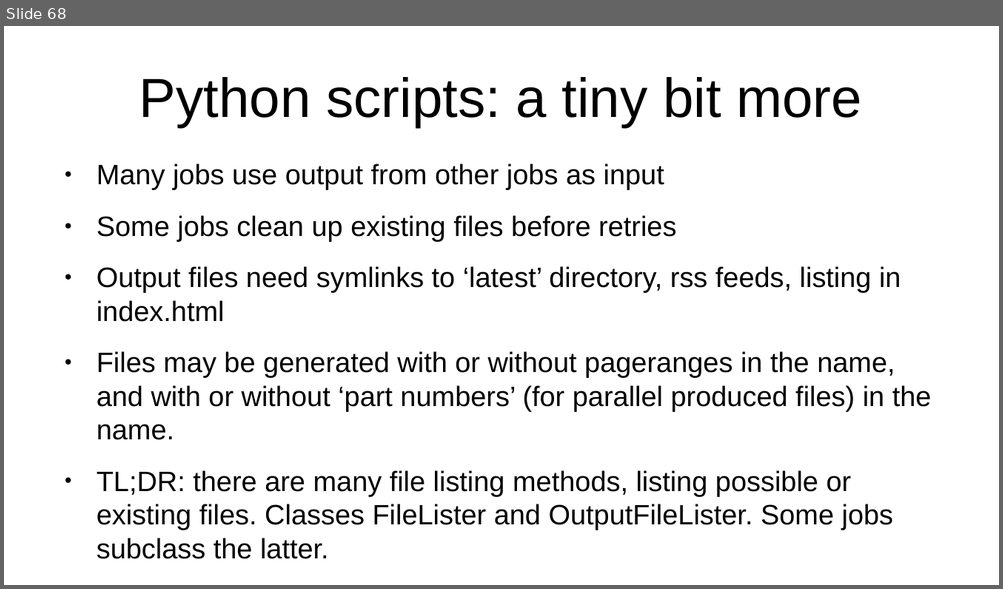
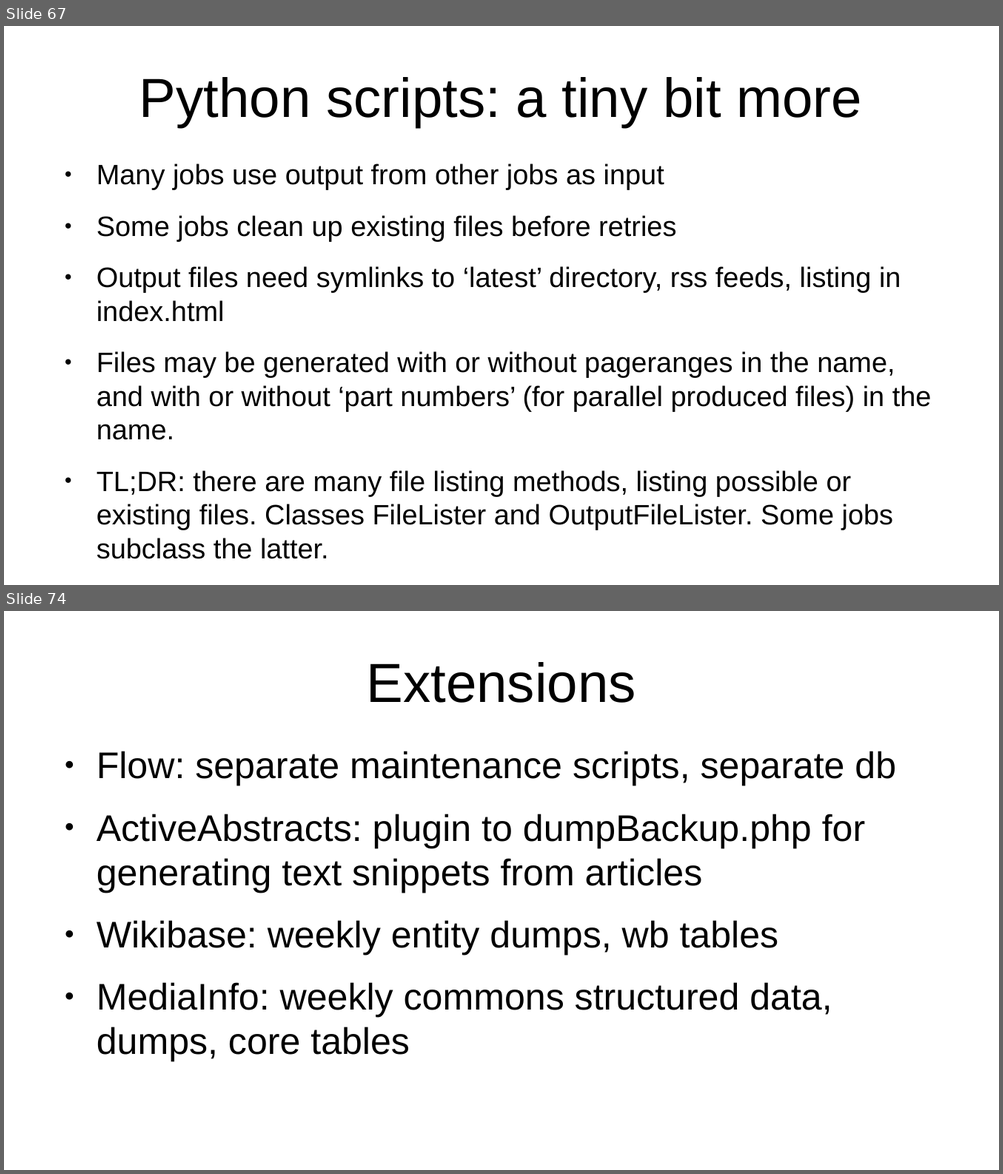
Before and after one commit to apergos/wikitalks, a slide deck: dumps-9-years-compressed.odp. Shown one above the other, each under a label of ours: slide 68 before the commit, slides 67 and 74 after it; the slides between them are not shown. The pictures are 1003x589 and 1003x1174 pixels, drawn with LibreOffice and Linux fonts; fonts in the diff are those of the drawing. Boxes give left, top, right and bottom in pixels: in the first picture for what was removed or moved away, otherwise in the second. Text is boxed around its words. In the diff, an @@ line names an element or a change of style, - is before the commit and + after.

Commit message:
add info about mediawiki scripts to the dumps talk

```diff
--- a/dumps-9-years-compressed.odp
+++ b/dumps-9-years-compressed.odp
@@ slide 74 added at (x1=4, y1=611, x2=999, y2=1170), background #FFFFFF @@
@@ title added at (x1=367, y1=662, x2=636, y2=703), 44 pt, text #000000 @@
+Extensions
@@ text added at (x1=96, y1=751, x2=896, y2=1062), 29.6 pt, text #000000 @@
+● Flow: separate maintenance scripts, separate db
+● ActiveAbstracts: plugin to dumpBackup.php for generating text snippets from articles
+● Wikibase: weekly entity dumps, wb tables
+● MediaInfo: weekly commons structured data, dumps, core tables
@@ what was slide 68 is now slide 67 @@
```
Also in this commit, not shown: 8 other slides added.
